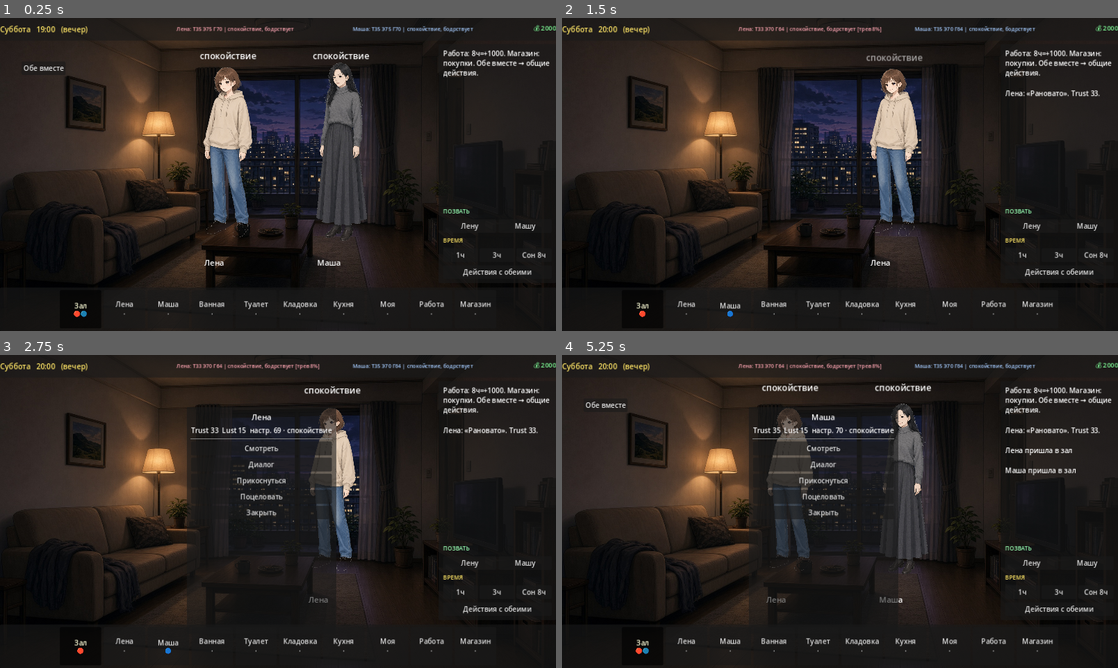
Above: before the commit, frames 1-4 (two rows, left to right).
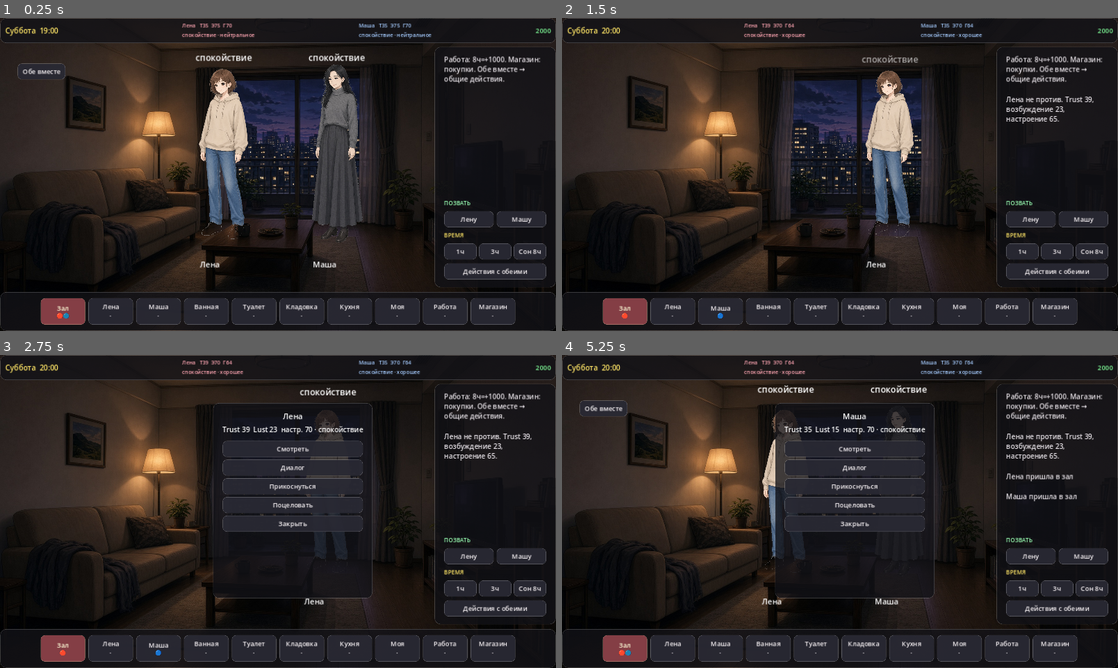
Above: after the commit, the same moments.

Repository: igodchrono/adult_roommates_godot
Game: Godot game, scene res://scenes/main.tscn
Two runs of this game, one before a commit and one after it. Both use one fixed random seed, a clock stepped at 60 frames per second and the inputs below.
Inputs (mouse positions are in pixels of both pictures, inside the frame that each line leads up to; where the layout moved, square brackets give the same spot in the first picture):
- Up to frame 1 (0.25 s): no input
- Up to frame 2 (1.5 s): click (789, 152) at 0.52 s; click (789, 155) at 1.27 s
- Up to frame 3 (2.75 s): click (328, 492) [333, 489] at 2 s
- Up to frame 4 (5.25 s): click "Действия с обеими" at 2.75 s; click "Лену" at 3.5 s; click "Машу" at 4.25 s; click (906, 489) at 5.02 s

The runs differ from the first frame. In frame 1, 16% of the frame differs, in the area x 0-100%, y 0-100%; in frame 2, 14%; in frame 3, 18%; in frame 4, 19%.

Commit message:
Restyle HUD, buttons and action menu

Diff:
--- a/scripts/main.gd
+++ b/scripts/main.gd
@@ -41,18 +41,72 @@
 	$TopBar/HBox.add_child(money_label)
 	_update_money()
 	_build_room_bar()
+	_apply_ui()
 	_refresh_all()
 	state.add_log("Работа: 8ч=+1000. Магазин: покупки. Обе вместе → общие действия.")
 
+func _apply_ui():
+	var theme = Theme.new()
+	var panel = _box(Color(0.07, 0.07, 0.09, 0.78), 14)
+	var button = _box(Color(0.16, 0.16, 0.2, 0.94), 10)
+	var hover = _box(Color(0.28, 0.2, 0.26, 0.98), 10)
+	var pressed = _box(Color(0.45, 0.22, 0.32, 1), 10)
+	theme.set_stylebox("panel", "PanelContainer", panel)
+	theme.set_stylebox("normal", "Button", button)
+	theme.set_stylebox("hover", "Button", hover)
+	theme.set_stylebox("pressed", "Button", pressed)
+	theme.set_stylebox("focus", "Button", hover)
+	theme.set_color("font_color", "Button", Color(0.96, 0.94, 0.95))
+	theme.set_color("font_hover_color", "Button", Color(1, 0.92, 0.95))
+	theme.set_font_size("font_size", "Button", 15)
+	theme.set_color("default_color", "Label", Color(0.95, 0.93, 0.94))
+	theme.set_color("default_color", "RichTextLabel", Color(0.9, 0.88, 0.9))
+	set_theme(theme)
+	$TopBar.offset_bottom = 58
+	$CharacterContainer.offset_left = 0
+	$CharacterContainer.offset_top = 64
+	$CharacterContainer.offset_right = 0
+	$CharacterContainer.offset_bottom = -92
+	$SidePanel.offset_left = -280
+	$SidePanel.offset_top = 66
+	$SidePanel.offset_bottom = -100
+	$BottomBar.offset_top = -84
+	if action_menu:
+		action_menu.custom_minimum_size = Vector2(280, 0)
+
+func _box(color: Color, radius: int) -> StyleBoxFlat:
+	var box = StyleBoxFlat.new()
+	box.bg_color = color
+	box.corner_radius_top_left = radius
+	box.corner_radius_top_right = radius
+	box.corner_radius_bottom_left = radius
+	box.corner_radius_bottom_right = radius
+	box.content_margin_left = 12
+	box.content_margin_right = 12
+	box.content_margin_top = 8
+	box.content_margin_bottom = 8
+	box.border_color = Color(1, 1, 1, 0.08)
+	box.set_border_width_all(1)
+	return box
+
+func _open_action_menu():
+	action_menu.visible = true
+	action_menu.set_anchors_preset(Control.PRESET_CENTER_TOP)
+	action_menu.offset_left = -150
+	action_menu.offset_right = 150
+	action_menu.offset_top = 110
+	action_menu.offset_bottom = 560
+	action_menu.z_index = 30
+
 func _update_money():
-	if money_label: money_label.text = "  💰 %d" % state.money
+	if money_label: money_label.text = "%d" % state.money
 
 func _build_room_bar():
 	for c in room_row.get_children(): c.queue_free()
 	room_buttons.clear()
 	for loc in state.LOCATIONS:
 		var btn = Button.new()
-		btn.custom_minimum_size = Vector2(95, 78)
+		btn.custom_minimum_size = Vector2(104, 62)
 		btn.toggle_mode = true
 		btn.pressed.connect(_on_room.bind(loc))
 		room_row.add_child(btn)
@@ -245,12 +299,15 @@
 	_refresh_all()
 
 func _refresh_all():
-	if top_bar: top_bar.text = "%s   %s   (%s)" % [state.day.capitalize(), state.get_time_str(), state.get_period()]
-	if lena_stats: lena_stats.text = state.lena.status_short()
-	if masha_stats: masha_stats.text = state.masha.status_short()
+	if top_bar: top_bar.text = "%s  %s" % [state.day.capitalize(), state.get_time_str()]
+	if lena_stats: lena_stats.text = _hud_line(state.lena)
+	if masha_stats: masha_stats.text = _hud_line(state.masha)
 	_update_money()
 	_draw_scene()
 	_update_room_bar()
+
+func _hud_line(c: CharacterData) -> String:
+	return "%s   T%d  Э%d  Г%d\n%s · %s" % [c.char_name, c.relation, c.energy, c.hunger, c.emotion, c.mood]
 
 func _draw_scene():
 	for c in character_container.get_children(): c.queue_free()
@@ -644,9 +701,7 @@
 	cb.text = "Закрыть"
 	cb.pressed.connect(func(): action_menu.visible = false)
 	action_list.add_child(cb)
-	action_menu.visible = true
-	action_menu.position = Vector2(430, 120)
-	action_menu.z_index = 20
+	_open_action_menu()
 
 func _add_action_button(text: String, cb: Callable):
 	var b = Button.new()
@@ -747,9 +802,7 @@
 		h2.text = "Нужен Trust ≥ 60 у обеих."
 		action_list.add_child(h2)
 	var cb = Button.new(); cb.text = "Закрыть"; cb.pressed.connect(func(): action_menu.visible = false); action_list.add_child(cb)
-	action_menu.visible = true
-	action_menu.position = Vector2(430, 120)
-	action_menu.z_index = 20
+	_open_action_menu()
 
 func _start_group_dialog():
 	var popup = Window.new(); popup.title = "Общий диалог"; popup.size = Vector2i(520, 360); popup.unresizable = true
